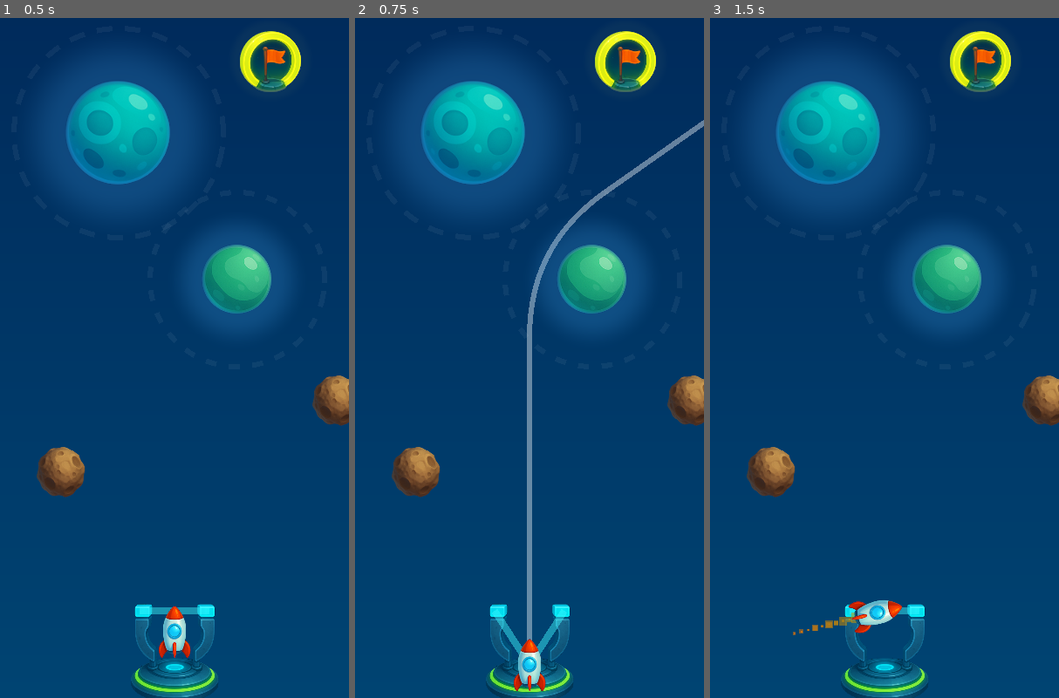
Above: before the commit, frames 1-3 (left to right).
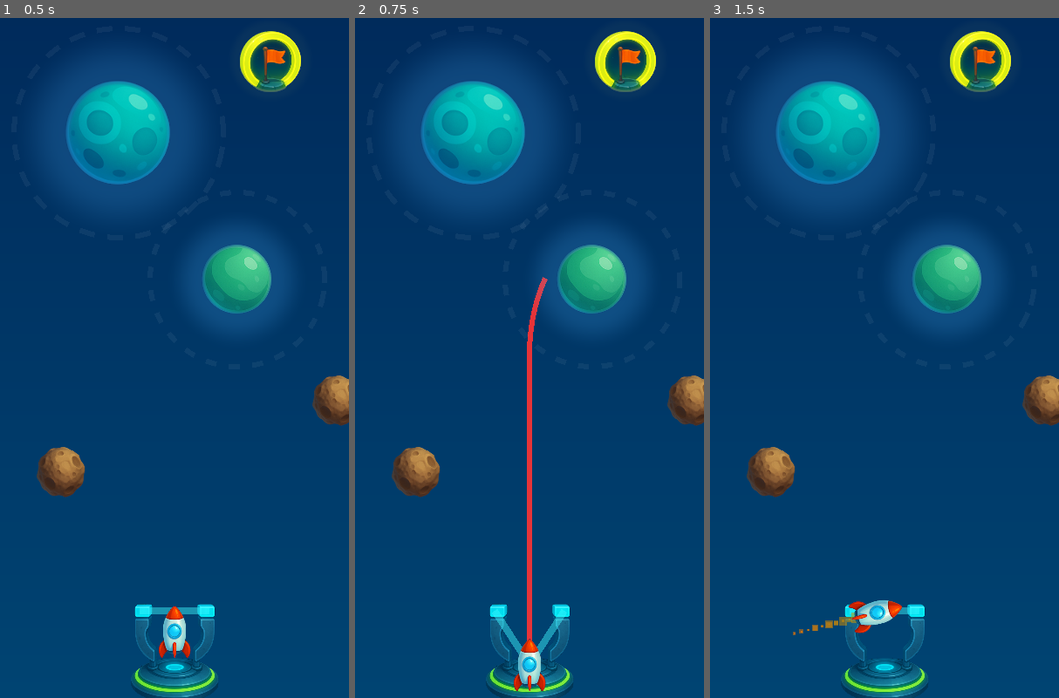
Above: after the commit, the same moments.

Repository: nbarkoch/spacecraft-launcher
Game: Godot game, scene res://scenes/game.tscn
The game is run twice, just before and just after one commit, with the same random seed, the same clock (stepped at 60 frames per second) and the same inputs.
Inputs (mouse positions are in pixels of both pictures, inside the frame that each line leads up to):
- Up to frame 1 (0.5 s): no input
- Up to frame 2 (0.75 s): tap Enter at 0.5 s; move the mouse to (529, 664) at 0.52 s; press the mouse at (529, 664) at 0.53 s
- Up to frame 3 (1.5 s): tap Space at 1.25 s; move the mouse to (814, 385) at 1.27 s; release the mouse at (814, 385) at 1.28 s; click (814, 385) at 1.35 s

Frame 1 is identical in both runs. In frame 2, 1.4% of the frame differs, in the area x 49-100%, y 15-92%; in frame 3, nothing differs.

Commit message:
fix everything

Diff:
--- a/scenes/slingshot.tscn
+++ b/scenes/slingshot.tscn
@@ -37,9 +37,5 @@
 
 [node name="TrajectoryPredictor" type="Node2D" parent="."]
 script = ExtResource("3_tp123")
-max_prediction_time = 3.0
-line_width = 2.5
-normal_color = Color(1, 1, 1, 0.8)
-gravity_color = Color(0.3, 0.7, 1, 0.9)
 
 [connection signal="input_event" from="TouchArea" to="." method="_on_touch_area_input_event"]
--- a/scripts/planet.gd
+++ b/scripts/planet.gd
@@ -84,14 +84,15 @@
 
 func _on_gravity_zone_body_entered(body):
 	"""Handle spacecraft entering gravity zone"""
-	if body is Spacecraft and not body.gravity_assist:
+	if body is Spacecraft:
+		body.exit_gravity_assist()
 		# Create simple gravity assist
 		var assist = GravityAssist.new(self, body.linear_velocity, body.global_position)
 		body.enter_gravity_assist(assist)
 
 func _on_gravity_zone_body_exited(body):
 	"""Handle spacecraft leaving gravity zone"""
-	if body is Spacecraft and body.gravity_assist:
+	if body is Spacecraft and body.gravity_assist and body.gravity_assist.planet == self:
 		body.exit_gravity_assist()
 
 func _on_planet_area_body_entered(body):
--- a/scripts/slingshot.gd
+++ b/scripts/slingshot.gd
@@ -56,7 +56,7 @@
 				# Calculate and show trajectory prediction
 				var velocity = (center_pos - mouse_pos) * MULTIPLIER
 				trajectory_predictor.show_trajectory()
-				trajectory_predictor.update_prediction(mouse_pos, velocity)
+				trajectory_predictor.update_prediction(mouse_pos, velocity * 0.825)
 
 			if Input.is_action_just_released("FINGER_TAP"):
 				var mouse_pos = get_global_mouse_position()
@@ -107,4 +107,3 @@
 
 		if spacecraft:
 			slingshotState = SlingshotState.pulling
-			print("Spacecraft captured and reset for new launch")
--- a/scripts/spacecraft.gd
+++ b/scripts/spacecraft.gd
@@ -43,17 +43,13 @@
 	print("Started gravity assist")
 
 func apply_gravity_assist(delta):
-	"""Apply gravitational force - SIMPLE PHYSICS"""
 	if not gravity_assist:
 		return
 
-	# Get gravity force from the assist
 	var gravity_force = gravity_assist.update_curve(delta, global_position)
-
-	# Apply the force to current velocity (this is real physics!)
 	linear_velocity += gravity_force
 
-	# Rotate spacecraft to face movement direction
+	# Rotate spacecraft
 	if linear_velocity.length() > 0:
 		var movement_direction = linear_velocity.normalized()
 		rotation = movement_direction.angle() + PI/2
--- a/scripts/trajectory_predictor.gd
+++ b/scripts/trajectory_predictor.gd
@@ -8,7 +8,7 @@
 @export var gravity_color: Color = Color(0.3, 0.7, 1.0, 0.6)
 @export var collision_color: Color = Color(1.0, 0.2, 0.2, 0.9)
 
-# Spacecraft collision radius
+# Spacecraft properties
 @export var spacecraft_collision_radius: float = 6.0
 
 # Internal variables
@@ -19,7 +19,7 @@
 	create_trajectory_line()
 
 func create_trajectory_line():
-	"""Create a single Line2D for the trajectory"""
+	"""Create Line2D for trajectory visualization"""
 	trajectory_line = Line2D.new()
 	add_child(trajectory_line)
 	trajectory_line.width = line_width
@@ -27,119 +27,125 @@
 	trajectory_line.antialiased = true
 
 func predict_trajectory(start_position: Vector2, initial_velocity: Vector2):
-	"""Predict trajectory using EXACT same gravity assist system as spacecraft"""
+	"""Predict trajectory using improved manual simulation that matches RigidBody2D"""
 	if trajectory_line:
 		trajectory_line.clear_points()
 
-	# EXACT same time step as game physics
-	var time_step = 1.0 / 60.0
-	var total_steps = int(max_prediction_time / time_step)
+	# Use much smaller time steps for better accuracy (like RigidBody2D internal steps)
+	var time_step = 1.0 / 360.0  # 6x smaller steps for orbital accuracy
+	var max_steps = int(max_prediction_time / time_step)
 
-	# Simulation state - IDENTICAL to spacecraft
-	var sim_position = start_position
-	var sim_velocity = initial_velocity
-	var sim_gravity_assists = []  # Track active gravity assists like spacecraft does
+	# Simulation state
+	var position = start_position
+	var velocity = initial_velocity
+	var active_gravity_planets: Array = []
 
-	# Find all planets once
+	# Get all planets
 	var planets = find_all_planets()
 
-	# Simulate step by step - EXACTLY like spacecraft
-	for step in range(total_steps):
-		# Check collision first
-		var will_collide = false
+	# Simulate with higher precision
+	for step in range(max_steps):
+		# Add trajectory point every few steps for performance
+		if step % 6 == 0:  # Sample every 6 micro-steps
+			trajectory_line.add_point(to_local(position))
+
+		# Update active gravity zones - proper entry/exit handling
+		var currently_in_gravity: Array = []
+
 		for planet in planets:
 			if not planet or not is_instance_valid(planet):
 				continue
 
-			var distance_to_planet = sim_position.distance_to(planet.global_position)
-			if distance_to_planet <= (planet.planet_radius + spacecraft_collision_radius):
-				will_collide = true
-				break
+			var distance_center_to_center = position.distance_to(planet.global_position)
+			var spacecraft_edge_distance = distance_center_to_center - spacecraft_collision_radius
 
-		# Add current point
-		trajectory_line.add_point(to_local(sim_position))
+			# Check if spacecraft is in this planet's gravity zone
+			if spacecraft_edge_distance <= planet.gravity_radius:
+				currently_in_gravity.append(planet)
 
-		# Stop if collision
-		if will_collide:
-			trajectory_line.default_color = collision_color
-			break
+		# Remove planets that spacecraft has exited
+		for i in range(active_gravity_planets.size() - 1, -1, -1):
+			var planet = active_gravity_planets[i]
+			if not planet in currently_in_gravity:
+				active_gravity_planets.remove_at(i)
 
-		# Check for entering new gravity assists (EXACTLY like spacecraft)
+		# Add planets that spacecraft has entered
+		for planet in currently_in_gravity:
+			if not planet in active_gravity_planets:
+				active_gravity_planets.append(planet)
+
+		# Apply gravity forces from all active planets
+		var total_gravity_force = Vector2.ZERO
+		var in_gravity = active_gravity_planets.size() > 0
+
+		for planet in active_gravity_planets:
+			var to_planet = planet.global_position - position
+			var distance = to_planet.length()
+
+			if distance >= 1.0:
+				# EXACT formula from orbit_config.gd but with micro time step
+				var force_magnitude = planet.gravity_strength * time_step * 60.0 / (distance * 0.01)
+				var force_direction = to_planet.normalized()
+				var gravity_force = force_direction * force_magnitude
+
+				total_gravity_force += gravity_force
+
+		# Set trajectory color
+		if in_gravity:
+			trajectory_line.default_color = gravity_color
+		else:
+			trajectory_line.default_color = normal_color
+
+		# Apply gravity forces - EXACT like spacecraft
+		velocity += total_gravity_force
+
+		# Move position - EXACT like RigidBody2D but with micro steps
+		position += velocity * time_step
+
+		# Check for planet collision
+		var collision_detected = false
 		for planet in planets:
 			if not planet or not is_instance_valid(planet):
 				continue
 
-			var distance_to_planet = sim_position.distance_to(planet.global_position)
+			var distance_center_to_center = position.distance_to(planet.global_position)
+			if distance_center_to_center <= (planet.planet_radius + spacecraft_collision_radius):
+				trajectory_line.default_color = collision_color
+				collision_detected = true
+				break
 
-			# Check if entering gravity zone (and not already affecting this planet)
-			if distance_to_planet <= planet.gravity_radius:
-				var already_affecting = false
-				for assist in sim_gravity_assists:
-					if assist.planet == planet:
-						already_affecting = true
-						break
-
-				if not already_affecting:
-					# Create NEW gravity assist - EXACTLY like spacecraft does
-					var new_assist = GravityAssist.new(planet, sim_velocity, sim_position)
-					sim_gravity_assists.append(new_assist)
-
-		# Apply ALL active gravity assists (EXACTLY like spacecraft)
-		var total_gravity_force = Vector2.ZERO
-		var has_gravity_assist = false
-
-		for i in range(sim_gravity_assists.size() - 1, -1, -1):  # Reverse loop for safe removal
-			var assist = sim_gravity_assists[i]
-
-			# Apply gravity assist force - IDENTICAL to spacecraft.apply_gravity_assist()
-			var gravity_force = assist.update_curve(time_step, sim_position)
-			total_gravity_force += gravity_force
-			has_gravity_assist = true
-
-			# Check if spacecraft left this planet's gravity zone
-			var distance_to_planet = sim_position.distance_to(assist.planet.global_position)
-			if distance_to_planet > assist.planet.gravity_radius:
-				# Remove this gravity assist
-				sim_gravity_assists.remove_at(i)
-
-		# Set color based on gravity state
-		if has_gravity_assist:
-			trajectory_line.default_color = gravity_color
-		else:
-			trajectory_line.default_color = normal_color
-
-		# Apply gravity forces to velocity - IDENTICAL to spacecraft
-		sim_velocity += total_gravity_force
-
-		# Move position - IDENTICAL to spacecraft
-		sim_position += sim_velocity * time_step
+		if collision_detected:
+			break
 
 		# Bounds check
-		if abs(sim_position.x) > 1000 or abs(sim_position.y) > 1000:
+		if abs(position.x) > 1000 or abs(position.y) > 1000:
 			break
 
-		# Sample every few frames for performance
-		if step % 2 != 0:
-			continue
+		# Velocity limit check
+		if velocity.length() > 3000:
+			break
 
 func find_all_planets() -> Array:
 	"""Find all Planet nodes in the scene"""
 	var planets = []
 
-	# Use group method
+	# Use group method first
 	var grouped_planets = get_tree().get_nodes_in_group("Planets")
 	if grouped_planets.size() > 0:
 		return grouped_planets
 
 	# Fallback search
-	var root = get_tree().current_scene
-	find_planets_recursive(root, planets)
+	var game_scene = get_tree().current_scene
+	if game_scene:
+		find_planets_recursive(game_scene, planets)
+
 	return planets
 
 func find_planets_recursive(node: Node, planets: Array):
-	"""Recursively find Planet nodes"""
-	if node is Planet:
-		planets.append(node)
+	"""Recursively search for Planet nodes"""
+	if node.has_method("_on_gravity_zone_body_entered") and node.has_method("_on_planet_area_body_entered"):
+		if "gravity_radius" in node and "planet_radius" in node and "gravity_strength" in node:
+			planets.append(node)
 
 	for child in node.get_children():
 		find_planets_recursive(child, planets)
